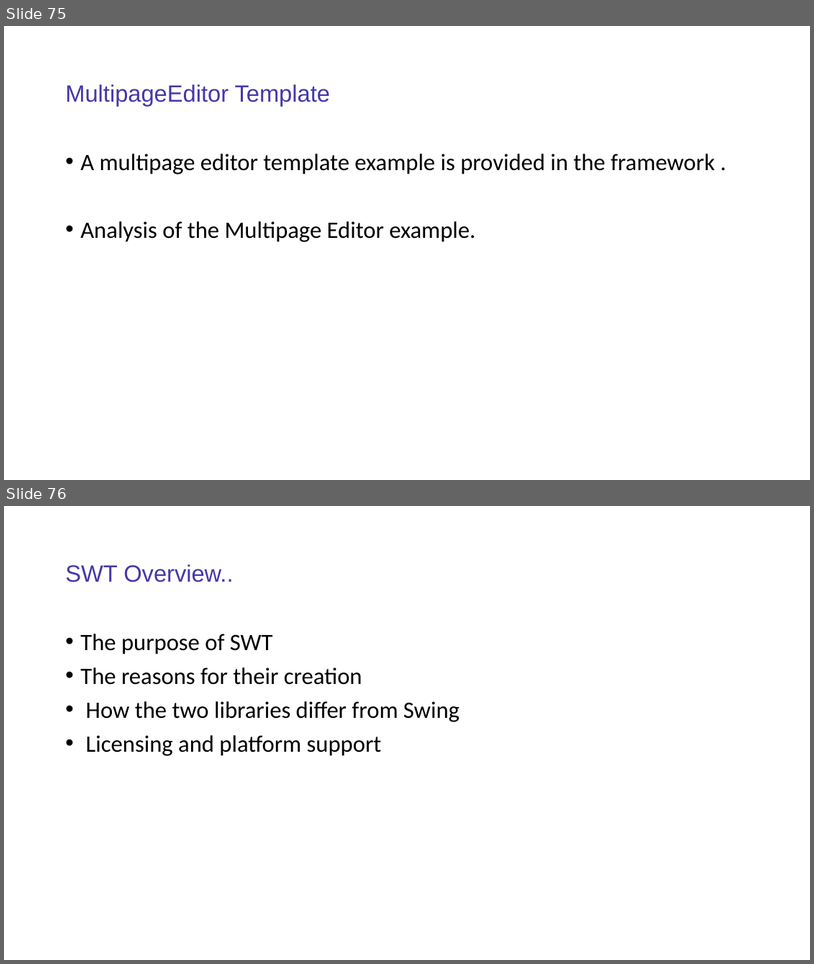
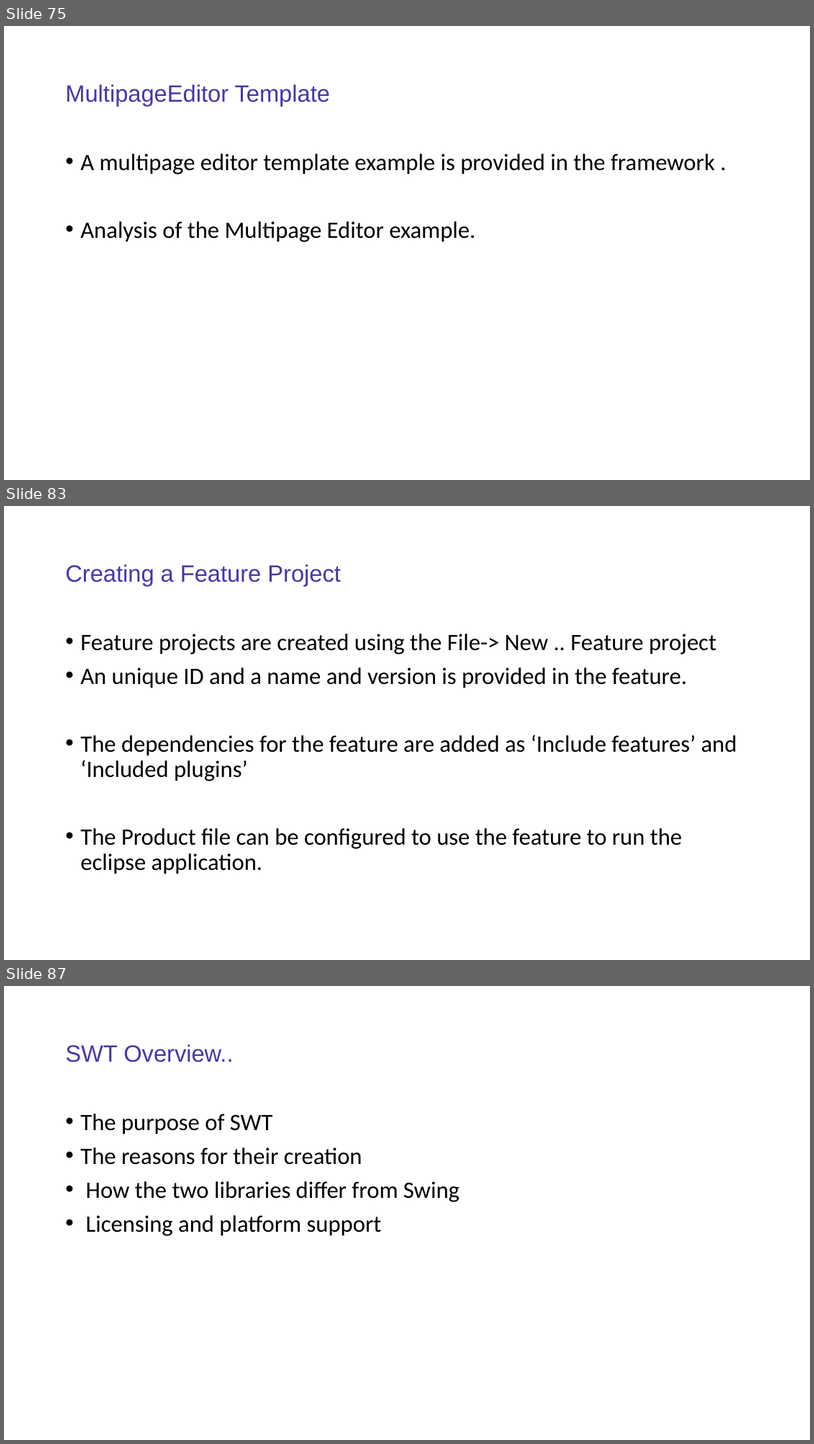
Before and after one commit to sabir123/RCP.Presentations, a slide deck: Eclipse_RCP_Training.pptx. Shown one above the other, each under a label of ours: slides 75 and 76 before the commit, slides 75, 83 and 87 after it; the slides between them are not shown. The pictures are 814x964 and 814x1444 pixels, drawn with LibreOffice and Linux fonts; fonts in the diff are those of the drawing. Boxes give left, top, right and bottom in pixels: in the first picture for what was removed or moved away, otherwise in the second. Text is boxed around its words. In the diff, an @@ line names an element or a change of style, - is before the commit and + after.

```diff
--- a/Eclipse_RCP_Training.pptx
+++ b/Eclipse_RCP_Training.pptx
@@ slide 83 added at bbox=[4, 506, 810, 960], background #FFFFFF @@
@@ title added at bbox=[65, 564, 341, 585], 28 pt, text #4538A8 @@
+Creating a Feature Project
@@ text added at bbox=[80, 633, 738, 874], 28 pt, text #000000 @@
+• Feature projects are created using the File-> New .. Feature project
+• An unique ID and a name and version is provided in the feature.
+• The dependencies for the feature are added as ‘Include features’ and ‘Included plugins’
+• The Product file can be configured to use the feature to run the eclipse application.
@@ what was slide 76 is now slide 87 @@
```
Also in this commit, not shown: 7 slides changed, 27 other slides added.
